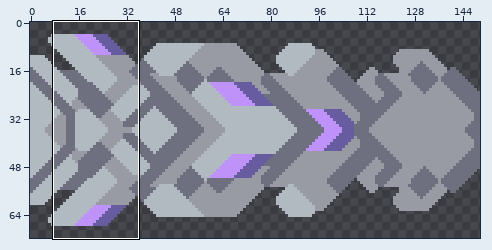
Sprite sheet -- sprites/units/mothership-type/corax/corax-leg.png. The first picture is a wide view before the edit; the outline marks the close-up.
Close-up. The starting point:
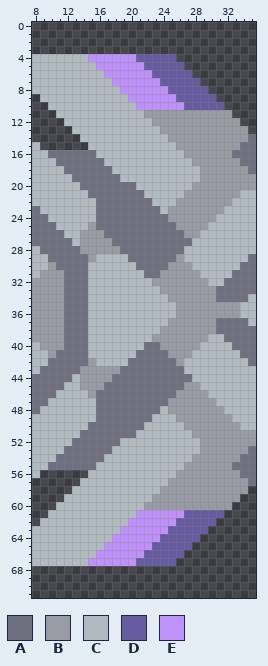
The file is 150x72 pixels. Shown: x 8..35, y 0..71. The commit also changed other parts of the picture, which this record leaves out.
Palette (. is transparent): A #6e7080  B #989aa4  C #b0bac0  D #665c9f  E #bf92f9
Pixels before, first column x 8:
 4 CCCCCCCEEEEEEDDDDD..........
 5 CCCCCCCCEEEEEEDDDDD.........
 6 CCCCCCCCCEEEEEEDDDDD........
 7 CCCCCCCCCCEEEEEEDDDDD.......
 8 CCCCCCCCCCCEEEEEEDDDDD......
 9 .CCCCCCCCCCCEEEEEEDDDDD.....
10 ..CCCCCCCCCCCEEEEEEDDDDD....
11 ...CCCCCCCCCCCBBBBBBBBBBB...
12 ....CCCCCCCCCCCBBBBBBBBBBB..
13 .....CCCCCCCCCCCBBBBBBBBBBB.
14 ......CCCCCCCCCCCBBBBBBBBBBA
15 C......CCCCCCCCCCCBBBBBBBBAA
16 CCAAAAAACCCCCCCCCCCBBBBBBAAA
17 CCCAAAAAACCCCCCCCCCCBBBBBBAA
18 CCCCAAAAAACCCCCCCCCCCBBBBBBA
19 CCCCCAAAAAACCCCCCCCCCBBBBBBB
20 CCCCCCAAAAAAACCCCCCCBBBBBBBB
21 CCCCCCCAAAAAAACCCCCBBBBBBBCC
22 CCCCCCCCAAAAAAACCCBBBBBBBCCC
23 ACCCCCCCAAAAAAAACBBBBBBBCCCC
24 AACCCCCCAAAAAAAAABBBBBBCCCCC
25 AAACCCCBAAAAAAAAAABBBBCCCCCC
26 AAAACCBBBAAAAAAAAAABBCCCCCCC
27 AAAAACBBBBAAAAAAAAAACCCCCCCC
28 CAAAAABBBBBAAAAAAAACCCCCCCCC
29 CCAAAAABCCCCAAAAAABCCCCCCCCA
30 CCBAAAACCCCCCAAAABBBCCCCCCAA
31 CBBBAAACCCCCCCAABBBBBCCCCAAA
32 BBBBAAACCCCCCCCBBBBBBBCCAAAA
33 BBBBAAACCCCCCCCCBBBBBBBAAAAA
34 BBBBAAACCCCCCCCCCBBBBBBAAAAC
35 BBBBAAACCCCCCCCCCCBBBBBBBBCC
36 BBBBAAACCCCCCCCCCCBBBBBBBBCC
37 BBBBAAACCCCCCCCCCBBBBBBAAAAC
38 BBBBAAACCCCCCCCCBBBBBBBAAAAA
39 BBBBAAACCCCCCCCBBBBBBBCCAAAA
40 CBBBAAACCCCCCCAABBBBBCCCCAAA
41 CCBAAAACCCCCCAAAABBBCCCCCCAA
42 CCAAAAABCCCCAAAAAABCCCCCCCCA
43 CAAAAABBBBBAAAAAAAACCCCCCCCC
44 AAAAACBBBBAAAAAAAAAACCCCCCCC
45 AAAACCBBBAAAAAAAAAABBCCCCCCC
46 AAACCCCBAAAAAAAAAABBBBCCCCCC
47 AACCCCCCAAAAAAAAABBBBBBCCCCC
48 ACCCCCCCAAAAAAAACBBBBBBBCCCC
49 CCCCCCCCAAAAAAACCCBBBBBBBCCC
50 CCCCCCCAAAAAAACCCCCBBBBBBBCC
51 CCCCCCAAAAAAACCCCCCCBBBBBBBB
52 CCCCCAAAAAACCCCCCCCCCBBBBBBB
53 CCCCAAAAAACCCCCCCCCCCBBBBBBA
54 CCCAAAAAACCCCCCCCCCCBBBBBBAA
55 CCAAAAAACCCCCCCCCCCBBBBBBAAA
56 C......CCCCCCCCCCCBBBBBBBBAA
57 ......CCCCCCCCCCCBBBBBBBBBBA
58 .....CCCCCCCCCCCBBBBBBBBBBB.
59 ....CCCCCCCCCCCBBBBBBBBBBB..
60 ...CCCCCCCCCCCBBBBBBBBBBB...
61 ..CCCCCCCCCCCEEEEEEDDDDD....
62 .CCCCCCCCCCCEEEEEEDDDDD.....
63 CCCCCCCCCCCEEEEEEDDDDD......
64 CCCCCCCCCCEEEEEEDDDDD.......
65 CCCCCCCCCEEEEEEDDDDD........
66 CCCCCCCCEEEEEEDDDDD.........
67 CCCCCCCEEEEEEDDDDD..........
New version:
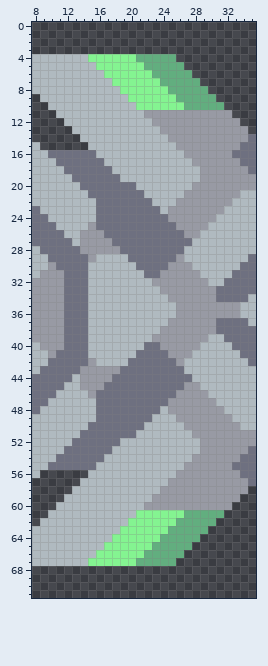
From old to new:
{"colour":"D","old":"#665c9f","new":"#62ae7f"}
{"colour":"E","old":"#bf92f9","new":"#84f491"}
